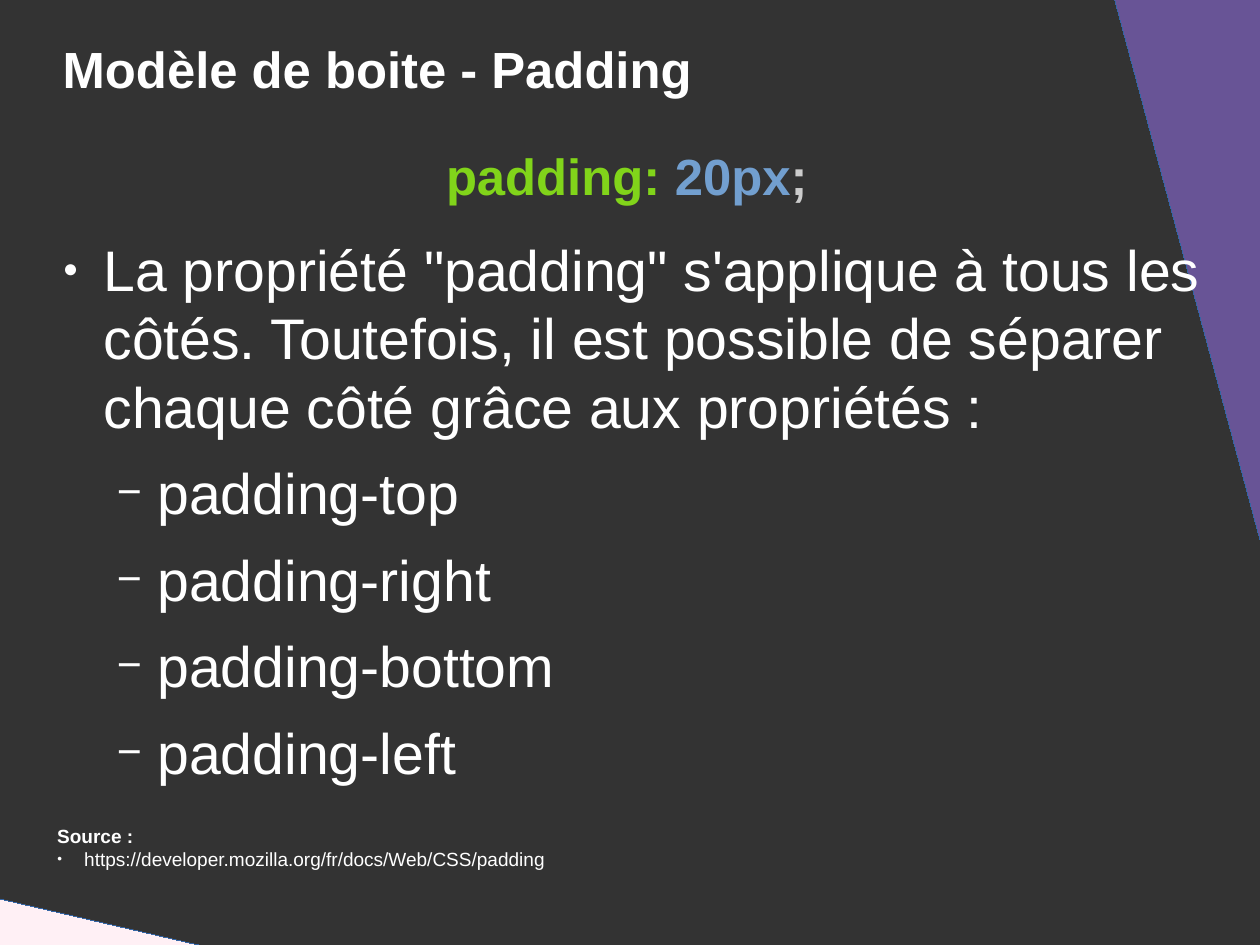
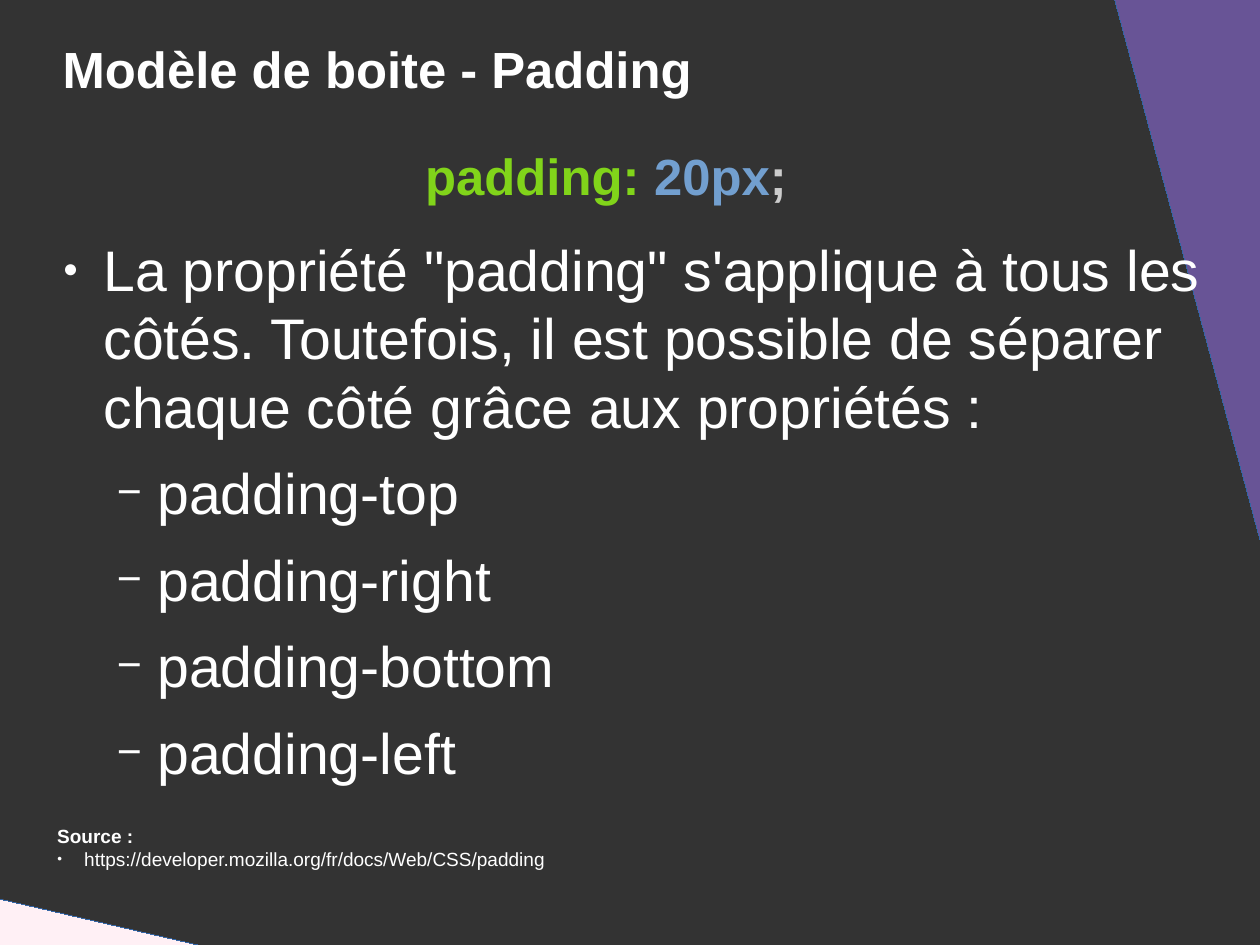
Before and after one commit to DanYellow/presentations, a slide deck: slide 28 of mmi/html/travaux-pratiques/numero-2/presentation.odp (slide 27 before the commit). Drawn at 1260x945 pixels with LibreOffice and Linux fonts; fonts in the diff are those of the drawing. Boxes give left, top, right and bottom in pixels: in the first picture for what was removed or moved away, otherwise in the second. Text is boxed around its words. In the diff, an @@ line names an element or a change of style, - is before the commit and + after.

```diff
--- a/mmi/html/travaux-pratiques/numero-2/presentation.odp
+++ b/mmi/html/travaux-pratiques/numero-2/presentation.odp
@@ text "padding: 20px;": place and size @@
-text "padding: 20px;" at (446,158,808,206)
+text "padding: 20px;" at (425,158,787,206)
@@ text "padding: 20px;" at (425,158,787,206): alignment left to centre @@
```
Also in this commit, not shown: 5 other slides changed, 31 slides added, 9 slides removed, 10 other files.
